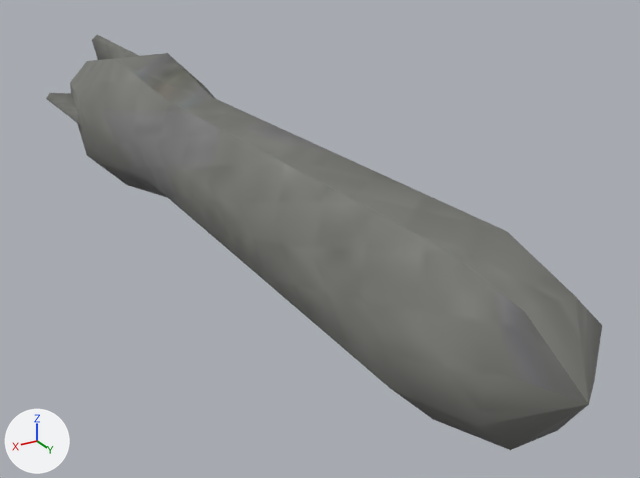
An edit to the FBX model WindowsGame3/Content/Models/Fleet_KM100.FBX, drawn before and after from the same camera.
Rendered twice from a 50 mm lens placed at (0.0281, 0.0702, 0.0228), pointed at (-0.004, 0.0167, -0.0039). The axes (+X, +Y, +Z) are drawn at lower left. The lights are the same throughout.

Objects in the first picture: 'rocket'.
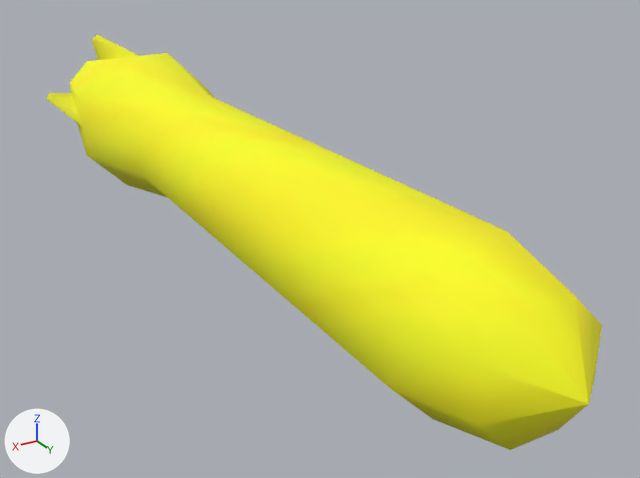
The newer file is also rescaled (x2.131) as a whole; pictures and numbers use the older file's frame.

Where the change shows, as pixel boxes (x1, y1, x2, y2) in the pictures (640 x 478 px):
'rocket', recoloured, moved, turned (grey to yellow): (46, 35, 602, 450) in both

The change in detail:
Picture 'km200.xTranslucent_Glass_Tinted.jpg' (img_km200_xtranslucent_glass_tinted_jpg) is new.
Material '01 - Default' (mat_01___default) is new.
Its texture is img_km200_xtranslucent_glass_tinted_jpg.
Its roughness is 0.859.
me_rocket_ncl1_1 has 66 vertices, 108 faces and spans x -8.4..17.6, y -2.3..2.3, z -2.3..2.3.
me_rocket_ncl1_1 no longer uses material mat_03___default.
me_rocket_ncl1_1 now uses material mat_01___default (picture img_km200_xtranslucent_glass_tinted_jpg).
Object 'rocket' (ob_rocket) moves from (0.0, 0.00001, 0.0) to (0.0, 0.0, 0.0).
Object 'rocket' (ob_rocket) turns from (180, 0, 90) to (0, 0, 90) degrees about x, y and z.
